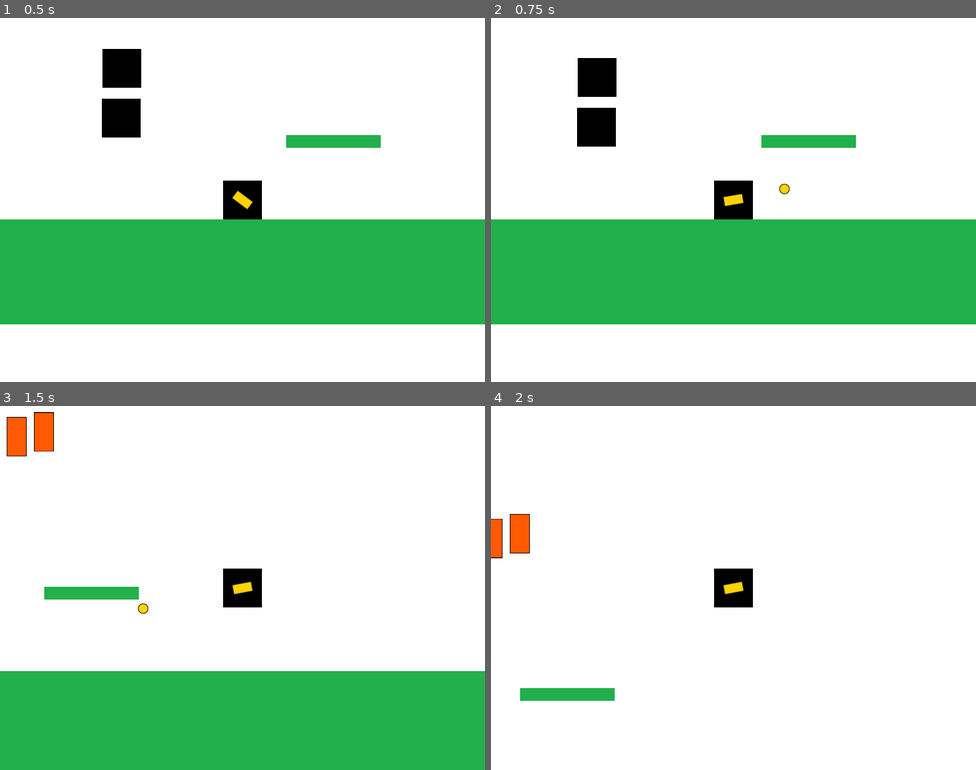
Above: before the commit, frames 1-4 (two rows, left to right).
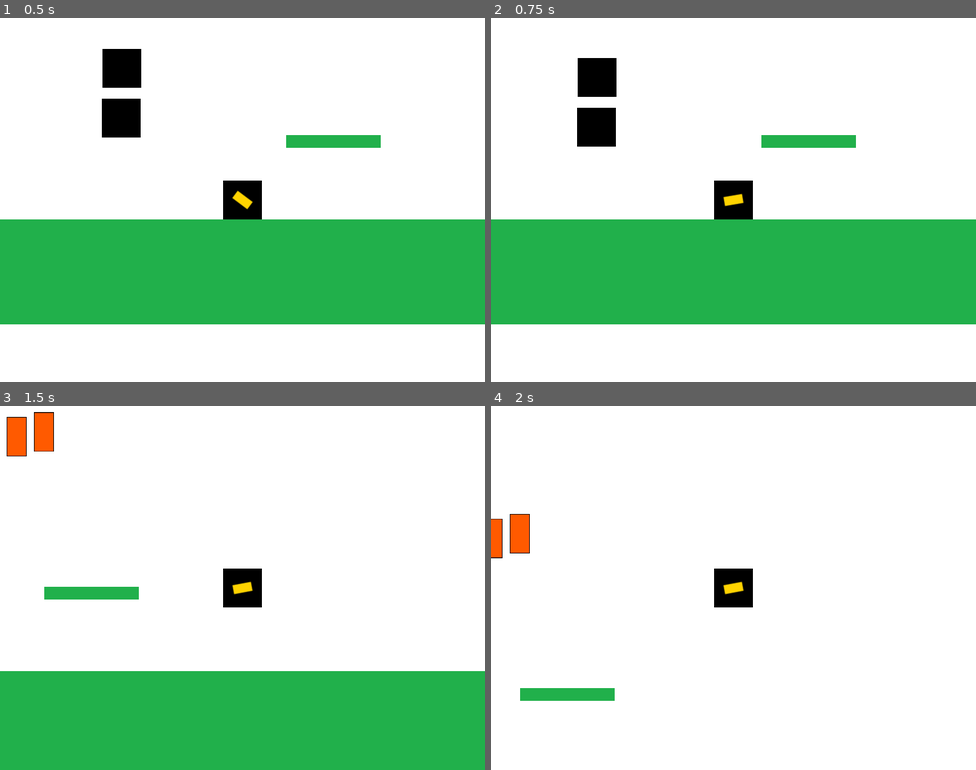
Above: after the commit, the same moments.

Repository: ximena-bogado/entregas-ipv-ximena-bogado
Game: Godot game, scene res://Main.tscn
Same seed, same stepped clock (60 frames per second), same inputs: the game is played once before the commit and once after it.
Inputs (mouse positions are in pixels of both pictures, inside the frame that each line leads up to):
- Up to frame 1 (0.5 s): no input
- Up to frame 2 (0.75 s): move the mouse to (840, 181) at 0.52 s; hold D (move_right) from 0.53 s (still down); click (840, 181) at 0.6 s
- Up to frame 3 (1.5 s): tap W (jump) at 0.77 s; move the mouse to (145, 606) at 1.27 s; release D (move_right) at 1.28 s; hold A (move_left) from 1.28 s (still down); click (145, 606) at 1.35 s
- Up to frame 4 (2 s): keep holding A (move_left); tap W (jump) at 1.52 s

Frame 1 is identical in both runs. In frame 2, less than 0.1% of the frame differs, in the area x 59-62%, y 45-49%; in frame 3, less than 0.1%; in frame 4, nothing differs.
Error after the commit: Invalid call. Nonexistent function 'initialize' in base 'Sprite'. (res://entities/player/Cannon.gd:11)

Commit message:
jugador desaparece cuando es tocado por un proyectil

Diff:
--- a/entrega-5-ximena-bogado/entities/Projectile.gd
+++ b/entrega-5-ximena-bogado/entities/Projectile.gd
@@ -1,4 +1,4 @@
-extends Sprite
+extends Area2D
 
 onready var lifetime_timer = $LifetimeTimer
 
--- a/entrega-5-ximena-bogado/entities/enemies/TurretProjectile.tscn
+++ b/entrega-5-ximena-bogado/entities/enemies/TurretProjectile.tscn
@@ -1,11 +1,20 @@
-[gd_scene load_steps=3 format=2]
+[gd_scene load_steps=4 format=2]
 
-[ext_resource path="res://entities/Projectile.tscn" type="PackedScene" id=1]
+[ext_resource path="res://entities/Projectile.gd" type="Script" id=1]
 [ext_resource path="res://assets/textures/proyectile_turret.png" type="Texture" id=2]
 
-[node name="TurretProjectile" instance=ExtResource( 1 )]
-texture = ExtResource( 2 )
+[sub_resource type="CircleShape2D" id=1]
+radius = 9.0
+
+[node name="TurretProjectile" type="Area2D"]
+script = ExtResource( 1 )
 VELOCITY = 400.0
 
-[node name="LifetimeTimer" parent="." index="0"]
+[node name="LifetimeTimer" type="Timer" parent="."]
 wait_time = 3.0
+
+[node name="Sprite" type="Sprite" parent="."]
+texture = ExtResource( 2 )
+
+[node name="CollisionShape2D" type="CollisionShape2D" parent="."]
+shape = SubResource( 1 )
--- a/entrega-5-ximena-bogado/entities/player/Player.gd
+++ b/entrega-5-ximena-bogado/entities/player/Player.gd
@@ -46,6 +46,5 @@
 	velocity.y += GRAVITY
 	move_and_slide(velocity, Vector2.UP)
 
-
-func _on_DetectionArea_body_entered(body):
-	pass # Replace with function body.
+func _on_DetectionArea_area_entered(area):
+	queue_free()
--- a/entrega-5-ximena-bogado/entities/player/Player.tscn
+++ b/entrega-5-ximena-bogado/entities/player/Player.tscn
@@ -39,4 +39,4 @@
 [node name="CollisionShape2D" type="CollisionShape2D" parent="."]
 shape = SubResource( 1 )
 
-[connection signal="body_entered" from="DetectionArea" to="." method="_on_DetectionArea_body_entered"]
+[connection signal="area_entered" from="DetectionArea" to="." method="_on_DetectionArea_area_entered"]
